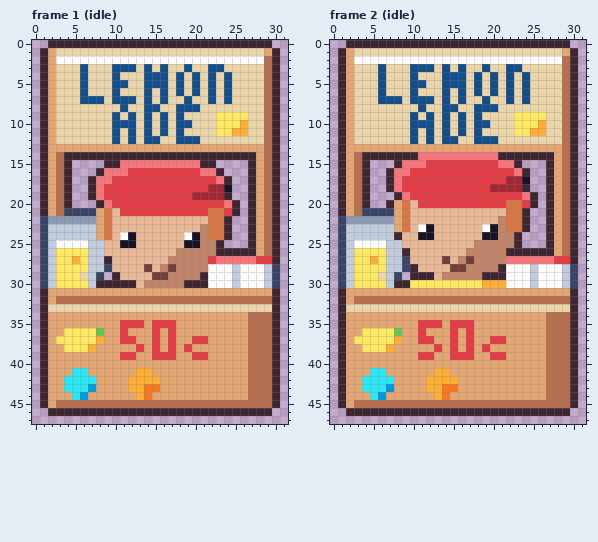
Pixel-art file -- art/encounters/lemonade-stand.aseprite. This is how it looked before the edit.
32x48 pixels, 4 frames. Shown: frame 1 (idle), frame 2 (idle). The commit also changed other frames, which this record leaves out.
After:
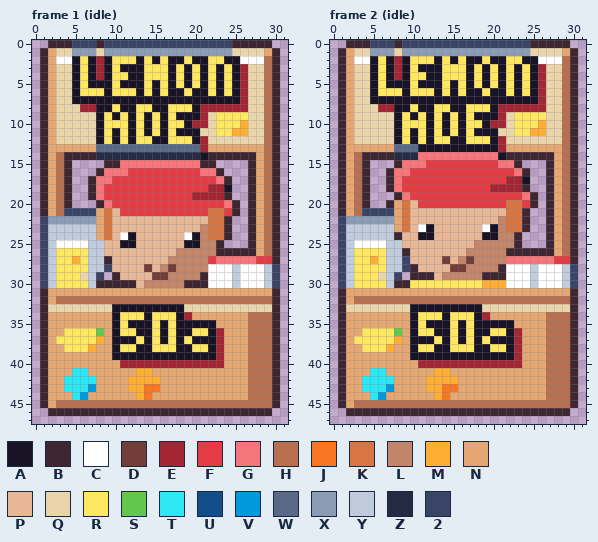
Palette (. is transparent): A #181425  B #3e2731  C #ffffff  D #733e39  E #a22633  F #e43b44  G #f6757a  H #b86f50  J #f77622  K #d77643  L #c28569  M #feae34  N #e4a672  P #e8b796  Q #ead4aa  R #fee761  S #63c74d  T #2ce8f5  U #124e89  V #0099db  W #5a6988  X #8b9bb4  Y #c0cbdc  Z #262b44  2 #3a4466
The exact change:
Frame 1 (idle):
y 0: x 5..7 BBB -> 222; x 9..24 BBBBBBBBBBBBBBBB -> 2222222222222222
y 1: x 5..7 QQQ -> XXX; x 9..24 QQQQQQQQQQQQQQQQ -> XXXXXXXXXXXXXXXX
y 2: x 5..25 CCCCCCCCCCCCCCCCCCCCC -> ARAEARRRARARAARAARRAA
y 3: x 5..26 QUQQQUUUQUQUQQUQQUUQQQ -> ARAEARAAARRRARARARARAE
y 4: x 5..26 QUQQQUQQQUUUQUQUQUQUQQ -> ARAEARRAARRRARARARARAE
y 5: x 5..26 QUQQQUUQQUUUQUQUQUQUQQ -> ARAAARAAARARARARARARAE
y 6: x 5..26 QUQQQUQQQUQUQUQUQUQUQQ -> ARRRARRRARARAARAARARAE
y 7: x 5..26 QUUUQUUUQUQUQQUQQUQUQQ -> AAAAAAAAAAAAAAAAAAAAAE
y 8: x 6..26 QQQQQUQQUUQQUUUQQQQQQ -> EEAARAARRAARRRAEEEEEE
y 9: x 8..21 QQUQUQUQUQUQQQ -> ARARARARARAAAE
y 10: x 8..21 QQUUUQUQUQUUQQ -> ARRRARARARRAEE
y 11: x 8..20 QQUQUQUQUQUQQ -> ARARARARARAAA
y 12: x 8..21 QQUQUQUUQQUUUQ -> ARARARRAARRRAE
y 13: x 8..21 NNNNNNNNNNNNNN -> WWWWWWWWWWWWWE
y 14: x 8..21 BBBBBBBBBBBBBB -> ZZZZZZZZZZZZZA
y 33: x 10..18 QQQQQQQQQ -> AAAAAAAAA
y 34: x 10..19 NNNNNNNNNN -> ARRRARRRAE
y 35: x 10..22 NFFFNFFFNNNNN -> ARAAARARAAAAA
y 36: x 10..23 NFNNNFNFNNNNNN -> ARRAARARAARRAE
y 37: x 10..23 NFFNNFNFNNFFNN -> AAARARARARAAAE
y 38: x 10..23 NNNFNFNFNFNNNN -> ARRAARRRAARRAE
y 39: x 10..23 NFFNNFFFNNFFNN -> AAAAAAAAAAAAAE
y 40: x 11..23 NNNNNNNNNNNNN -> EEEEEEEEEEEEE
Frame 2 (idle):
y 0: x 5..7 BBB -> 222; x 9..24 BBBBBBBBBBBBBBBB -> 2222222222222222
y 1: x 5..7 QQQ -> XXX; x 9..24 QQQQQQQQQQQQQQQQ -> XXXXXXXXXXXXXXXX
y 2: x 5..25 CCCCCCCCCCCCCCCCCCCCC -> ARAEARRRARARAARAARRAA
y 3: x 5..26 QUQQQUUUQUQUQQUQQUUQQQ -> ARAEARAAARRRARARARARAE
y 4: x 5..26 QUQQQUQQQUUUQUQUQUQUQQ -> ARAEARRAARRRARARARARAE
y 5: x 5..26 QUQQQUUQQUUUQUQUQUQUQQ -> ARAAARAAARARARARARARAE
y 6: x 5..26 QUQQQUQQQUQUQUQUQUQUQQ -> ARRRARRRARARAARAARARAE
y 7: x 5..26 QUUUQUUUQUQUQQUQQUQUQQ -> AAAAAAAAAAAAAAAAAAAAAE
y 8: x 6..26 QQQQQUQQUUQQUUUQQQQQQ -> EEAARAARRAARRRAEEEEEE
y 9: x 8..21 QQUQUQUQUQUQQQ -> ARARARARARAAAE
y 10: x 8..21 QQUUUQUQUQUUQQ -> ARRRARARARRAEE
y 11: x 8..20 QQUQUQUQUQUQQ -> ARARARARARAAA
y 12: x 8..21 QQUQUQUUQQUUUQ -> ARARARRAARRRAE
y 13: x 8..21 NNNNNNNNNNNNNN -> WWWAAAAAAAAAAE
y 14: x 8..10 BBB -> ZZZ; x 21 B -> A
y 33: x 10..18 QQQQQQQQQ -> AAAAAAAAA
y 34: x 10..19 NNNNNNNNNN -> ARRRARRRAE
y 35: x 10..22 NFFFNFFFNNNNN -> ARAAARARAAAAA
y 36: x 10..23 NFNNNFNFNNNNNN -> ARRAARARAARRAE
y 37: x 10..23 NFFNNFNFNNFFNN -> AAARARARARAAAE
y 38: x 10..23 NNNFNFNFNFNNNN -> ARRAARRRAARRAE
y 39: x 10..23 NFFNNFFFNNFFNN -> AAAAAAAAAAAAAE
y 40: x 11..23 NNNNNNNNNNNNN -> EEEEEEEEEEEEE
